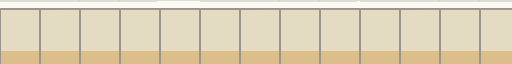
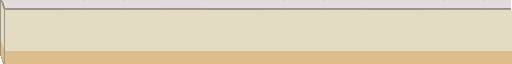
Two versions of the same layered image (512x64). Layer-by-layer changes:
added layer "Mur" above "Arrière-plan" over [0, 0, 512, 64]
hid "Arrière-plan", painted on it over [0, 0, 512, 64]
